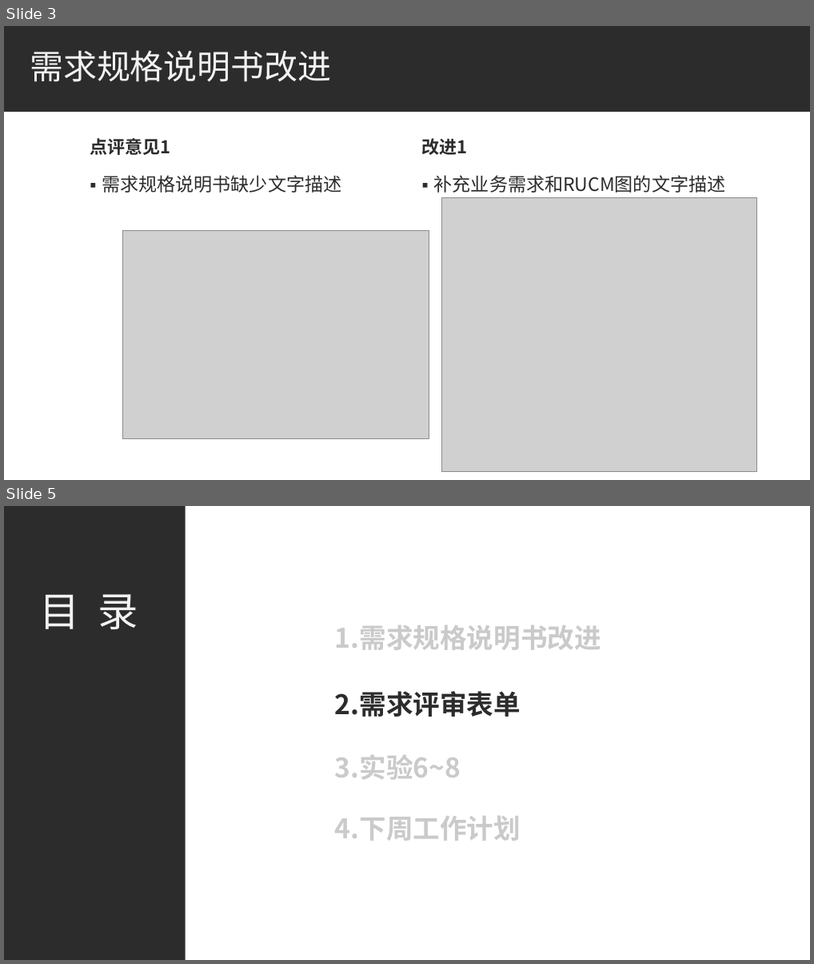
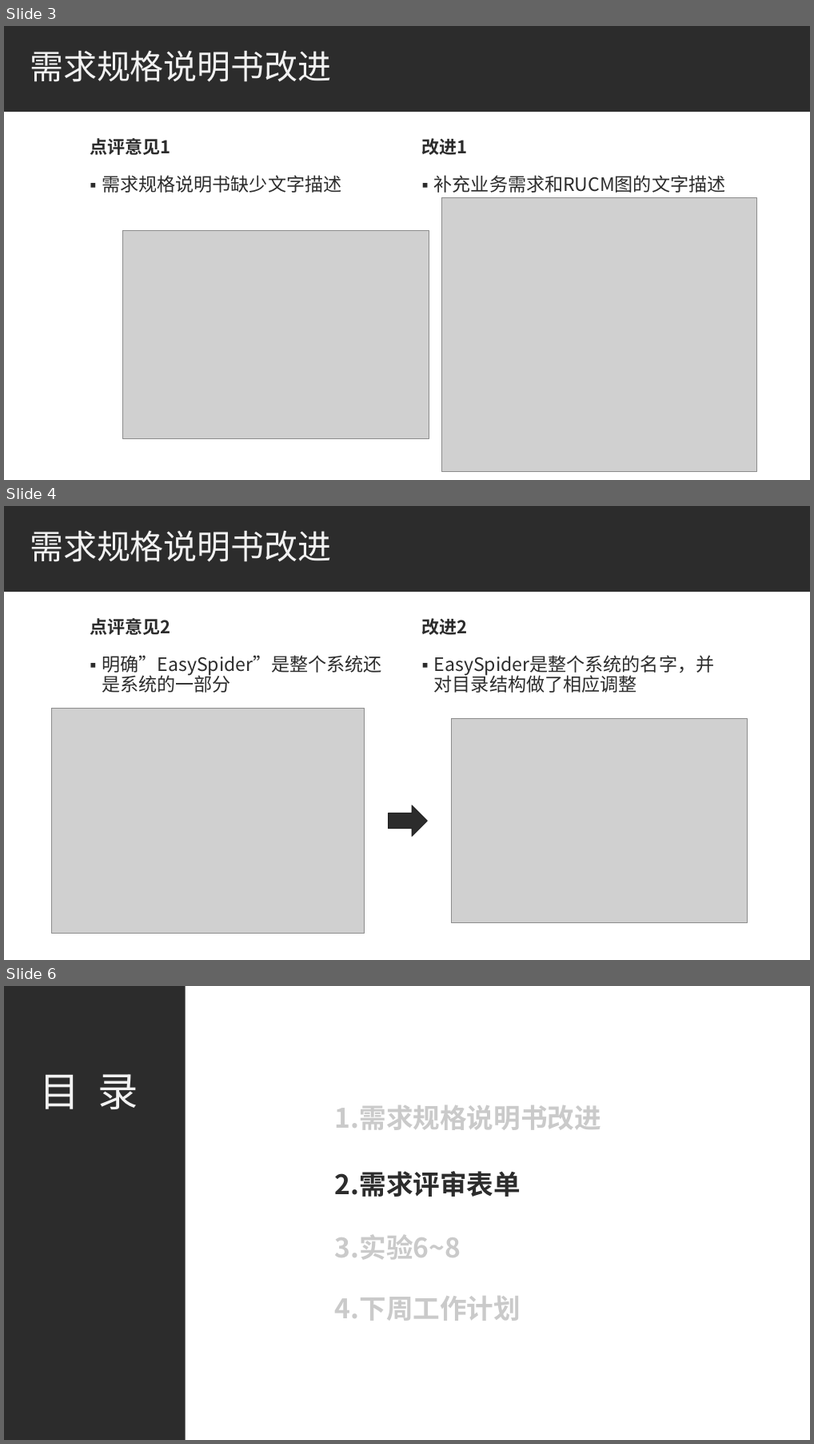
Before and after one commit to bhsei/20_H, a slide deck: 3.项目PPT/第6周_需求分析改进汇报ppt.pptx. Shown one above the other, each under a label of ours: slides 3 and 5 before the commit, slides 3, 4 and 6 after it; the slides between them are not shown. The pictures are 814x964 and 814x1444 pixels, drawn with LibreOffice and Linux fonts; fonts in the diff are those of the drawing; grey boxes stand for pictures. Boxes give left, top, right and bottom in pixels: in the first picture for what was removed or moved away, otherwise in the second. Text is boxed around its words. In the diff, an @@ line names an element or a change of style, - is before the commit and + after.

Commit message:
修改需求分析改进汇报ppt；README实验1标记完成

```diff
--- a/3.项目PPT/第6周_需求分析改进汇报ppt.pptx
+++ b/3.项目PPT/第6周_需求分析改进汇报ppt.pptx
@@ slide 4 added at (4, 506, 810, 960), background #FFFFFF; not listed: 1 template element that a slide beside it also shows @@
@@ title added at (30, 530, 332, 562), 40 pt, text #F2F2F2 @@
+需求规格说明书改进
@@ text added at (90, 618, 170, 635), 21 pt, text #2C2C2C, bold @@
+点评意见2
@@ text added at (422, 618, 468, 635), 21 pt, text #2C2C2C, bold @@
+改进2
@@ text added at (102, 655, 382, 692), 22 pt, text #2C2C2C @@
+▪ 明确”EasySpider”是整个系统还是系统的一部分
@@ text added at (434, 655, 714, 692), 22 pt, text #2C2C2C @@
+▪ EasySpider是整个系统的名字，并对目录结构做了相应调整
@@ picture added at (52, 708, 365, 933) @@
@@ picture added at (452, 718, 748, 922) @@
@@ right arrow added at (389, 805, 427, 836), fill #2C2C2C, outline #212121 1 pt @@
@@ what was slide 5 is now slide 6 @@
```
Also in this commit, not shown: 3 slides changed, 2 other slides added, 2 slides removed, 1 other file.
